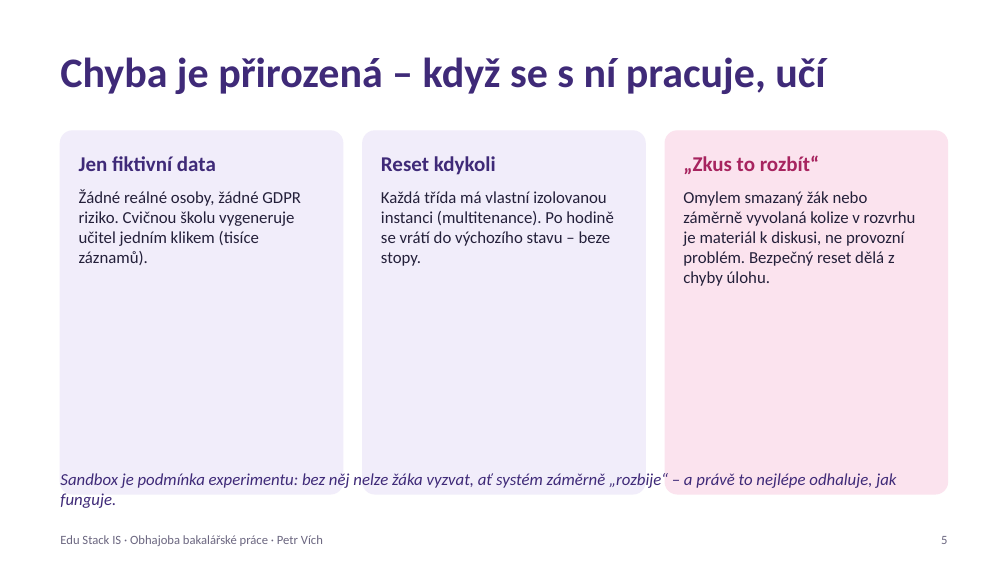
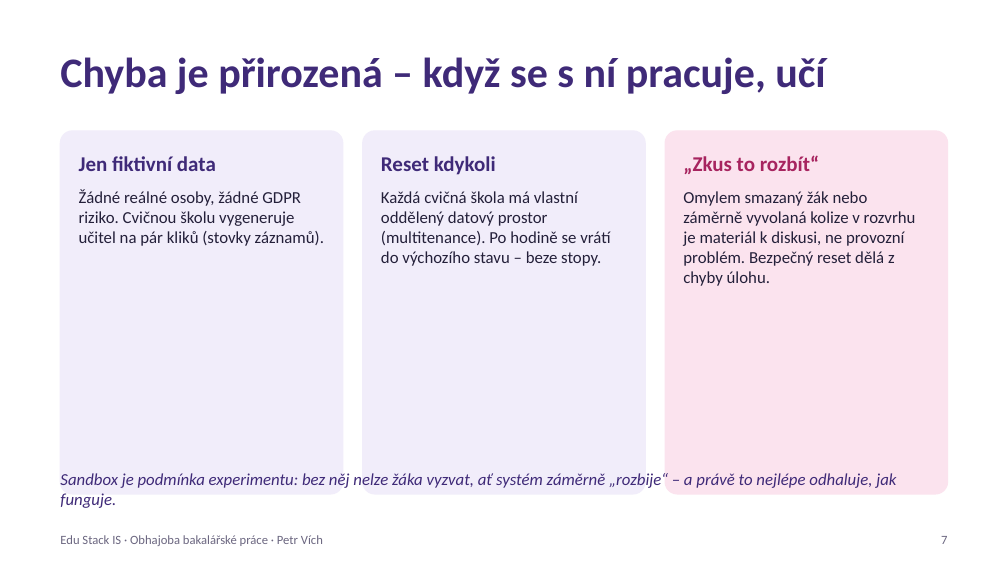
Before and after one commit to edustack-is/is-edustack-prezentace, a slide deck: slide 7 of obhajoba-edustack.pptx (slide 5 before the commit). Drawn at 1008x567 pixels with LibreOffice and Linux fonts; fonts in the diff are those of the drawing. Boxes give left, top, right and bottom in pixels: in the first picture for what was removed or moved away, otherwise in the second. Text is boxed around its words. In the diff, an @@ line names an element or a change of style, - is before the commit and + after.

```diff
--- a/obhajoba-edustack.pptx
+++ b/obhajoba-edustack.pptx
@@ text at [79,189,324,246]: text changed @@
-Žádné reálné osoby, žádné GDPR riziko. Cvičnou školu vygeneruje učitel jedním klikem (tisíce záznamů).
+Žádné reálné osoby, žádné GDPR riziko. Cvičnou školu vygeneruje učitel na pár kliků (stovky záznamů).
@@ text at [381,191,610,266]: text changed @@
-Každá třída má vlastní izolovanou instanci (multitenance). Po hodině se vrátí do výchozího stavu – beze stopy.
+Každá cvičná škola má vlastní oddělený datový prostor (multitenance). Po hodině se vrátí do výchozího stavu – beze stopy.
@@ text at [941,536,947,544]: text changed @@
-5
+7
```
Also in this commit, not shown: 9 other slides changed, 1 slide added, 13 other files.
